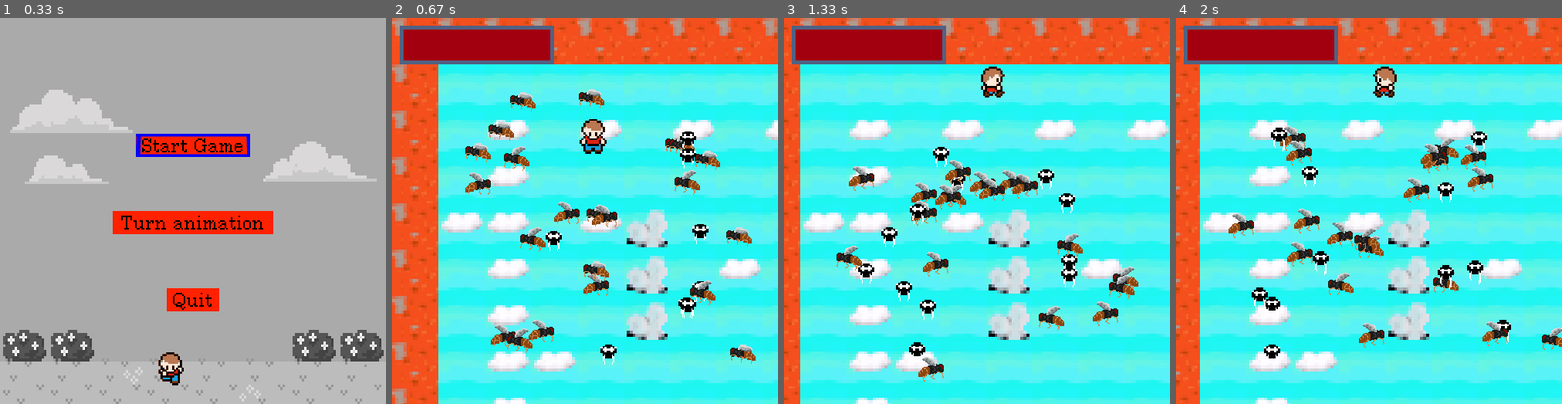
Above: before the commit, frames 1-4 (left to right).
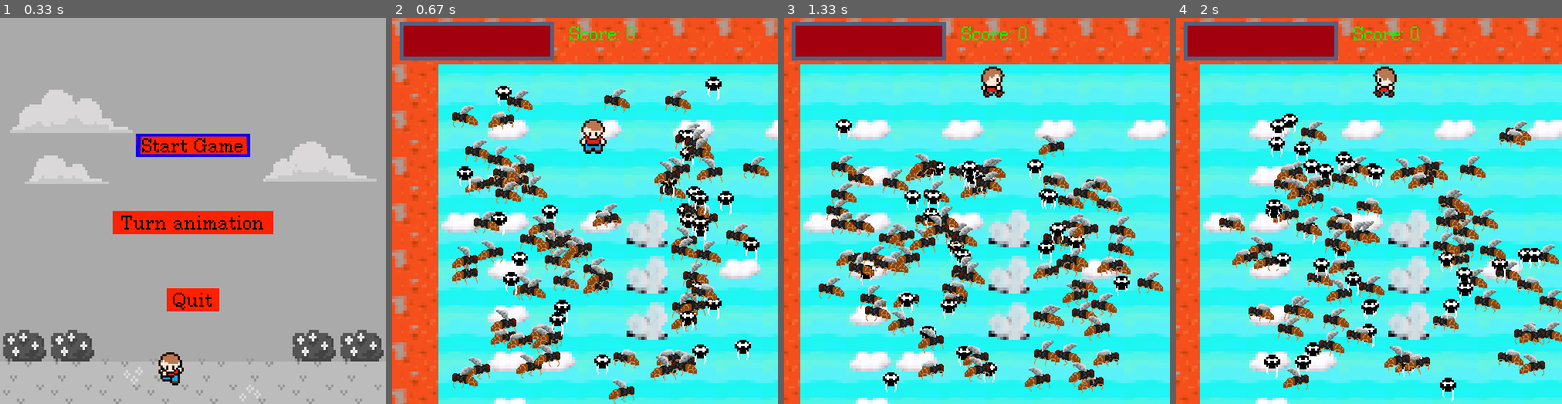
Above: after the commit, the same moments.

Repository: FearlessClock/PygameBaseCode
Game: pygame game, started from Main.py
Same seed, same stepped clock (60 frames per second), same inputs: the game is played once before the commit and once after it.
Inputs:
- Up to frame 1 (0.33 s): no input
- Up to frame 2 (0.67 s): tap Enter at 0.33 s
- Up to frame 3 (1.33 s): hold Up 0.67-1.13 s; hold Right from 1.17 s (still down)
- Up to frame 4 (2 s): release Right at 1.63 s; hold Left from 1.67 s (still down)

Frame 1 is identical in both runs. In frame 2, 17% of the frame differs, in the area x 2-98%, y 1-100%; in frame 3, 19%; in frame 4, 19%, in the area x 2-100%, y 1-100%.

Commit message:
Fix: UIText

Diff:
--- a/GUI.py
+++ b/GUI.py
@@ -7,4 +7,10 @@
 class GUI(InteractiveScreen):
     def __init__(self, tileLoader, fontRenderer):
         InteractiveScreen.__init__(self)
-        self.addVisuelElement(UIImage(0, 200, 50, 10,10, tileLoader.getImageByName("healthBars", 0, 0)))
+        self.addVisuelElement(UIImage(0, 200, 50, 10,5, tileLoader.getImageByName("healthBars", 0, 0)))
+        self.score = 0
+        self.addVisuelElement(UIText(1, 100, 30, 230, 5, (00,255,0), "Score: 0", fontRenderer))
+
+    def setScore(self, score):
+        self.score = score
+        self.getVisuelElementById(1).setText("Score: " + self.score)
--- a/Map.py
+++ b/Map.py
@@ -23,7 +23,7 @@
                                                          {0: False, 1: True, 2: False, 3: True, 4: True},
                                                          {1: 0, 2: 0, 3: 0, 4: 0})
         self.tileSize = tileSize
-        self.NPCManager = NPCManager(30, self.tileSize, tileLoader, self)
+        self.NPCManager = NPCManager(100, self.tileSize, tileLoader, self)
 
     def getWidth(self):
         return self.width
--- a/NPC.py
+++ b/NPC.py
@@ -16,18 +16,21 @@
         MobileUnit.__init__(self, x, y, tileSize, animationController, self.directionSignificanceDict, scale)
         self.target = None
         self.speed = Vector(0, 0)
+        self.closeness = 2
 
     def updateNPC(self, dt, level, player):
         if self.target is None:
             self.target = self.getNewTarget(level)
-
         direction = self.target - self.pos
         oppPlayer = self.pos - player.pos
         oppPlayerMag = oppPlayer.magnitude()
-        if(oppPlayerMag < 2):
-            oppPlayer.x *= 4-oppPlayerMag
-            oppPlayer.y *= 4-oppPlayerMag
+
+        if(oppPlayerMag < self.closeness):
+            self.target = None
+            oppPlayer.x *= self.closeness*2-oppPlayerMag
+            oppPlayer.y *= self.closeness*2-oppPlayerMag
             direction = direction + oppPlayer
+
         direction.x = direction.x*(dt/1000)
         direction.y = direction.y*(dt/1000)
 
@@ -42,7 +45,7 @@
         else:
             self.pos = self.pos + direction
             self.speed = direction
-            if abs(self.pos.x - self.target.x) < 1 and abs(self.pos.y - self.target.y) < 1:
+            if self.target is not None and abs(self.pos.x - self.target.x) < 1 and abs(self.pos.y - self.target.y) < 1:
                 self.target = None
             self.getNPCDirection()
             self.updateNPCAnimation(dt)
@@ -63,8 +66,8 @@
 
         if y > 0:
             self.direction = Direction.DOWN
-        # elif y < 0:
-        #     self.direction = Direction.UP
+        elif y < 0:
+            self.direction = Direction.UP
         if x > 0:
             self.direction = Direction.RIGHT
         if x < 0:
--- a/UIButton.py
+++ b/UIButton.py
@@ -20,7 +20,8 @@
             self.image = self.imageNotSelected
 
     def draw(self, window):
-        window.screen.blit(self.image, (self.x, self.y))
+        if self.image is not None:
+            window.screen.blit(self.image, (self.x, self.y))
         textSize = self.fontRenderer.size(self.text)
         window.screen.blit(self.fontRenderer.render(self.text, False, (0,0,0)), (self.x+self.width/2-textSize[0]
                                                                                  /2, self.y))
--- a/UIElement.py
+++ b/UIElement.py
@@ -11,7 +11,10 @@
         self.x = x
         self.y = y
         self.id = id
-        self.image = pygame.transform.scale(image, (width, height))
+        if image is not None:
+            self.image = pygame.transform.scale(image, (width, height))
+        else:
+            self.image = None
         self.isAnimation = False
         self.animationController = None
         self.rect = Rect(x, y, width, height)
@@ -21,7 +24,8 @@
         self.animationController = controller
 
     def draw(self, window):
-        window.screen.blit(self.image, (self.x, self.y))
+        if self.image is not None:
+            window.screen.blit(self.image, (self.x, self.y))
 
     def changeImage(self, newImage):
         self.image = newImage
--- a/UIText.py
+++ b/UIText.py
@@ -2,13 +2,23 @@
 
 
 class UIText(UIElement):
-    def __init__(self, ID, width, height, x, y, color, text):
-        UIElement.__init__(self, width, height, x, y, None)
+    def __init__(self, ID, width, height, x, y, color, text, fontRenderer):
+        UIElement.__init__(self, ID, width, height, x, y, None)
         self.color = color
         self.id = ID
+        self.fontRenderer = fontRenderer
         self.text = text
 
     def drawToScreen(self, screen, font_renderer=None):
         UIElement.drawToScreen(self, screen)
         # 2nd argument = Antialiasing
         screen.blit(font_renderer.render(self.text, 0, self.color), (self.x, self.y))
+
+    def setText(self, value):
+        self.text = value
+
+    def draw(self, window):
+        if self.image is not None:
+            window.screen.blit(self.image, (self.x, self.y))
+        window.screen.blit(self.fontRenderer.render(self.text, False, self.color),
+                           (self.x, self.y))
